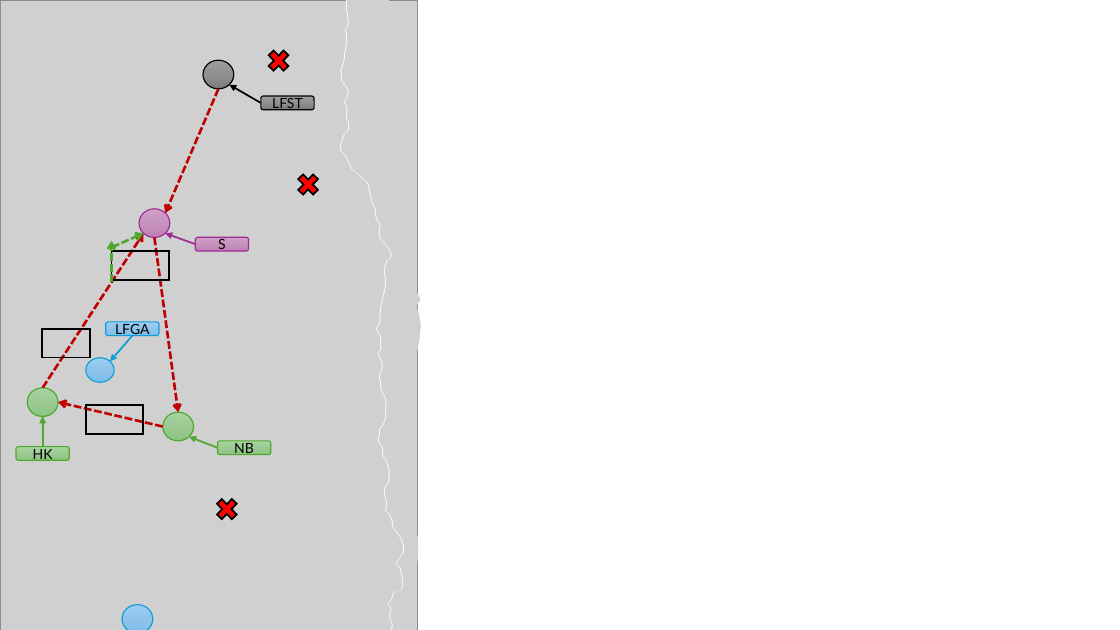
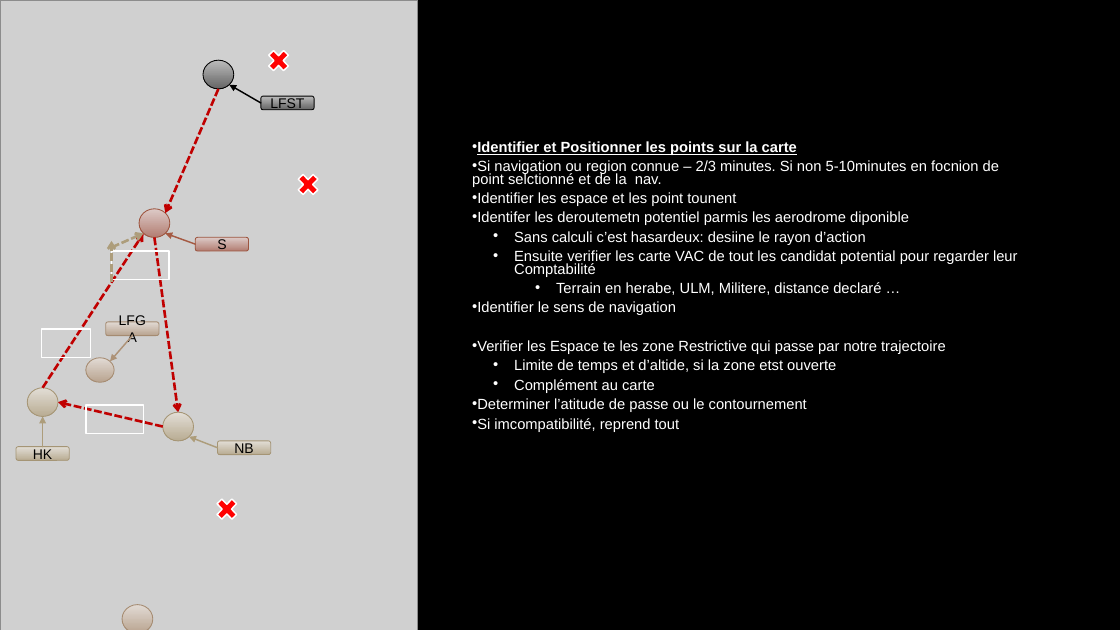
Before and after one commit to Ne0hermes/alflight, a slide deck: slide 4 of ALFlight_Presentation_Complete.pptx (slide 5 before the commit). Drawn at 1120x630 pixels with LibreOffice and Linux fonts; fonts in the diff are those of the drawing; grey boxes stand for pictures. Boxes give left, top, right and bottom in pixels: in the first picture for what was removed or moved away, otherwise in the second. Text is boxed around its words. In the diff, an @@ line names an element or a change of style, - is before the commit and + after.

```diff
--- a/ALFlight_Presentation_Complete.pptx
+++ b/ALFlight_Presentation_Complete.pptx
@@ background #FFFFFF to #000000 @@
@@ freeform shape removed at [339, 0, 420, 630] @@
@@ picture removed at [340, 0, 421, 630] @@
@@ ellipse at [203, 60, 234, 89]: fill gradient #9D9D9D to #909090 to #7C7C7C to gradient #BCBCBC to #656565; outline #000000 1 pt to #000000 0.75 pt @@
@@ arrow (261, 103) - (229, 85): stroke #000000 1.5 pt to #000000 1.25 pt @@
@@ rounded rectangle "LFST" at [261, 96, 314, 109]: font Lato to Arial; fill gradient #9D9D9D to #909090 to #7C7C7C to gradient #BCBCBC to #656565; outline #000000 1 pt to #000000 0.75 pt @@
@@ text added at [472, 140, 1018, 432], 12.6 pt, text #FFFFFF @@
+• Identifier et Positionner les points sur la carte
+• Si navigation ou region connue – 2/3 minutes. Si non 5-10minutes en focnion de point selctionné et de la nav.
+• Identifier les espace et les point tounent
+• Identifer les deroutemetn potentiel parmis les aerodrome diponible
+  • Sans calculi c’est hasardeux: desiine le rayon d’action
+  • Ensuite verifier les carte VAC de tout les candidat potential pour regarder leur Comptabilité
+    • Terrain en herabe, ULM, Militere, distance declaré …
+• Identifier le sens de navigation
+• Verifier les Espace te les zone Restrictive qui passe par notre trajectoire
+  • Limite de temps et d’altide, si la zone etst ouverte
+  • Complément au carte
+• Determiner l’atitude de passe ou le contournement
+• Si imcompatibilité, reprend tout
@@ ellipse at [139, 209, 171, 238]: fill gradient #D0A0C8 to #C693BD to #C17FB6 to gradient #DECBC8 to #B37F73; outline #A02B93 1 pt to #9E5640 0.75 pt @@
@@ arrow (112, 247) - (144, 234): stroke #4EA72E 2.25 pt dashed to #AD9D7B 2.25 pt dashed @@
@@ arrow (196, 245) - (166, 234): stroke #A02B93 1.5 pt to #A55A43 1.25 pt @@
@@ rounded rectangle "S" at [196, 238, 249, 251]: font Lato to Arial; fill gradient #D0A0C8 to #C693BD to #C17FB6 to gradient #DECBC8 to #B37F73; outline #A02B93 1 pt to #9E5640 0.75 pt @@
@@ arrow (112, 282) - (112, 241): stroke #4EA72E 2.25 pt dashed to #AD9D7B 2.25 pt dashed @@
@@ outline #000000 1.5 pt to #FFFFFF 1.25 pt in 6 elements at [213, 494, 241, 523], [294, 170, 323, 199], [265, 46, 293, 76], [112, 251, 169, 280], [86, 405, 143, 434], [42, 329, 91, 358] @@
@@ rounded rectangle "LFGA" at [106, 322, 159, 335]: font Lato to Arial; fill gradient #9ECFF5 to #90C4EB to #7CBEED to gradient #E3DCD5 to #B9A491; outline #0F9ED5 1 pt to #A58B72 0.75 pt @@
@@ ellipse at [86, 358, 114, 382]: fill gradient #9ECFF5 to #90C4EB to #7CBEED to gradient #E3DCD5 to #B9A491; outline #0F9ED5 1 pt to #A58B72 0.75 pt @@
@@ arrow (133, 336) - (110, 361): stroke #0F9ED5 1.5 pt to #AD9277 1.25 pt @@
@@ ellipse at [27, 388, 58, 417]: fill gradient #A8D5A0 to #9CCA94 to #8AC680 to gradient #E3DFD6 to #B9AD94; outline #4EA72E 1 pt to #A59675 0.75 pt @@
@@ arrow (43, 447) - (43, 417): stroke #4EA72E 1.5 pt to #AD9D7B 1.25 pt @@
@@ ellipse at [163, 413, 194, 441]: fill gradient #A8D5A0 to #9CCA94 to #8AC680 to gradient #E3DFD6 to #B9AD94; outline #4EA72E 1 pt to #A59675 0.75 pt @@
@@ rounded rectangle "HK" at [16, 447, 69, 460]: font Lato to Arial; fill gradient #A8D5A0 to #9CCA94 to #8AC680 to gradient #E3DFD6 to #B9AD94; outline #4EA72E 1 pt to #A59675 0.75 pt @@
@@ arrow (218, 448) - (189, 437): stroke #4EA72E 1.5 pt to #AD9D7B 1.25 pt @@
@@ rounded rectangle "NB" at [218, 441, 271, 455]: font Lato to Arial; fill gradient #A8D5A0 to #9CCA94 to #8AC680 to gradient #E3DFD6 to #B9AD94; outline #4EA72E 1 pt to #A59675 0.75 pt @@
@@ ellipse at [122, 605, 153, 630]: fill gradient #9ECFF5 to #90C4EB to #7CBEED to gradient #E3DCD5 to #B9A491; outline #0F9ED5 1 pt to #A58B72 0.75 pt @@
```
Also in this commit, not shown: 30 other slides changed, 1 slide added, 2 slides removed, 1 other file.
